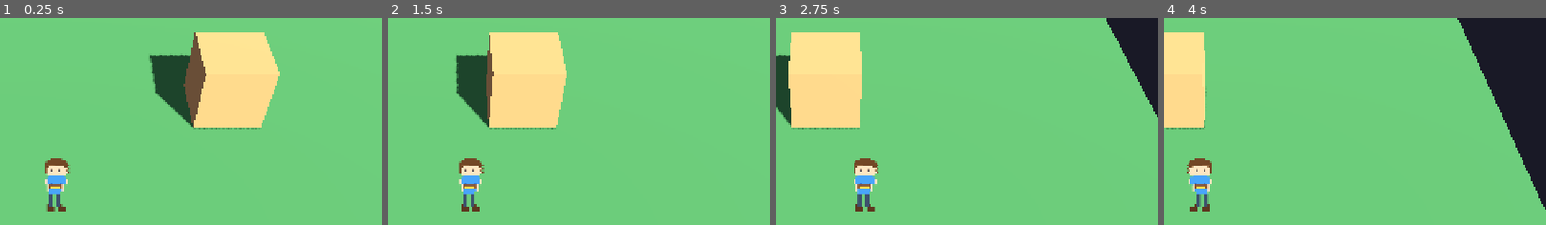
Above: before the commit, frames 1-4 (left to right).
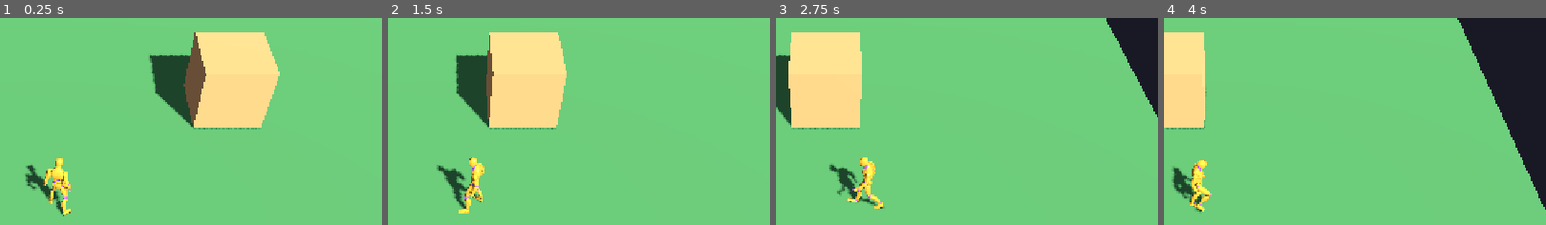
Above: after the commit, the same moments.

Repository: OuterHeavenX/godot-2.5D-rpg
Game: Godot game, scene res://src/world/main.tscn
The game is run twice, just before and just after one commit, with the same random seed, the same clock (stepped at 60 frames per second) and the same inputs.
Inputs (mouse positions are % of the whole screen's width and height, from its top left):
- Up to frame 1 (0.25 s): no input
- Up to frame 2 (1.5 s): move the mouse to (72, 47) at 0.52 s; hold D (move_right) 0.53-1.25 s; click (72, 47) at 0.67 s; drag from (30, 57) to (45, 72) at 1.27 s
- Up to frame 3 (2.75 s): move the mouse to (60, 29) at 2.02 s; hold D (move_right) from 2.03 s (still down)
- Up to frame 4 (4 s): release D (move_right) at 2.75 s; drag from (45, 72) to (20, 36) at 2.77 s; move the mouse to (80, 67) at 3.52 s; hold A (move_left) from 3.53 s (still down)
The pictures show only the part of the screen within x 42-92%, y 7-57%; the shares and areas given below are measured in that part.

The runs differ from the first frame. In frame 1, 1.9% of the frame differs, in the area x 6-19%, y 67-96%; in frame 2, 1.9%; in frame 3, 1.9%, in the area x 13-29%, y 67-94%; in frame 4, 1.9%.

Commit message:
Player is now a real 3D animated character (Quaternius CC0 rig, Idle/Walk clips)

Diff:
--- a/src/player/player.gd
+++ b/src/player/player.gd
@@ -2,17 +2,21 @@
 ## Classic JRPG-style movement for 2.5D RPG.
 ## Camera is angled like old-school Final Fantasy; movement is on the XZ plane.
 ## Supports keyboard (WASD/arrows) and the on-screen virtual joystick.
-## The player is a billboarded pixel-art sprite with a 3-frame walk cycle.
+## The player is a real 3D animated character (Quaternius "Animated Base
+## Character", CC0) with Idle and Walk animation clips.
 
 @export var speed: float = 5.0
 @export var accel: float = 12.0
-@export var anim_fps: float = 6.0
+@export var turn_speed: float = 12.0
 
-@onready var sprite: Sprite3D = $Sprite3D
+const ANIM_IDLE := "Rig|Idle"
+const ANIM_WALK := "Rig|Walk"
 
-const WALK_CYCLE := [0, 1, 0, 2]
-var _anim_time := 0.0
-var _cycle_index := 0
+@onready var rig: Node3D = $HeroRig
+@onready var anim: AnimationPlayer = $HeroRig/AnimationPlayer
+
+func _ready() -> void:
+	anim.play(ANIM_IDLE)
 
 func _physics_process(delta: float) -> void:
 	var input_dir := Vector2.ZERO
@@ -33,12 +37,14 @@
 	if direction != Vector3.ZERO:
 		velocity.x = move_toward(velocity.x, direction.x * speed, accel * delta)
 		velocity.z = move_toward(velocity.z, direction.z * speed, accel * delta)
-		_update_facing(input_dir)
-		_animate_walk(delta)
+		# Smoothly turn the 3D model to face the movement direction.
+		var target_yaw := atan2(direction.x, direction.z)
+		rig.rotation.y = lerp_angle(rig.rotation.y, target_yaw, minf(1.0, turn_speed * delta))
+		_play(ANIM_WALK)
 	else:
 		velocity.x = move_toward(velocity.x, 0.0, accel * delta)
 		velocity.z = move_toward(velocity.z, 0.0, accel * delta)
-		_reset_pose()
+		_play(ANIM_IDLE)
 
 	# Simple gravity for 2.5D grounding.
 	if not is_on_floor():
@@ -48,21 +54,6 @@
 
 	move_and_slide()
 
-func _update_facing(input_dir: Vector2) -> void:
-	# Flip the billboarded sprite for left/right movement.
-	if input_dir.x < -0.1:
-		sprite.flip_h = true
-	elif input_dir.x > 0.1:
-		sprite.flip_h = false
-
-func _animate_walk(delta: float) -> void:
-	_anim_time += delta
-	if _anim_time >= 1.0 / anim_fps:
-		_anim_time = 0.0
-		_cycle_index = (_cycle_index + 1) % WALK_CYCLE.size()
-		sprite.frame = WALK_CYCLE[_cycle_index]
-
-func _reset_pose() -> void:
-	sprite.frame = 0
-	_cycle_index = 0
-	_anim_time = 0.0
+func _play(clip: StringName) -> void:
+	if anim.current_animation != clip:
+		anim.play(clip)
--- a/src/player/player.tscn
+++ b/src/player/player.tscn
@@ -1,7 +1,7 @@
 [gd_scene load_steps=4 format=3 uid="uid://c8player25drpg"]
 
 [ext_resource type="Script" path="res://src/player/player.gd" id="1_player"]
-[ext_resource type="Texture2D" path="res://src/player/hero.png" id="2_hero"]
+[ext_resource type="PackedScene" path="res://src/player/hero.glb" id="2_hero"]
 
 [sub_resource type="CapsuleShape3D" id="CapsuleShape3D_player"]
 radius = 0.4
@@ -14,9 +14,4 @@
 transform = Transform3D(1, 0, 0, 0, 1, 0, 0, 0, 1, 0, 0.7, 0)
 shape = SubResource("CapsuleShape3D_player")
 
-[node name="Sprite3D" type="Sprite3D" parent="."]
-transform = Transform3D(1, 0, 0, 0, 1, 0, 0, 0, 1, 0, 0.77, 0)
-texture = ExtResource("2_hero")
-pixel_size = 0.012
-billboard = 1
-hframes = 3
+[node name="HeroRig" parent="." instance=ExtResource("2_hero")]
--- /dev/null
+++ b/tools/list_anims.gd
@@ -0,0 +1,31 @@
+extends SceneTree
+
+func _init() -> void:
+	var packed := load("res://src/player/hero.glb") as PackedScene
+	if packed == null:
+		print("FAILED to load hero.glb")
+		quit(1)
+		return
+	var inst := packed.instantiate()
+	root.add_child(inst)
+	var players: Array = []
+	_find_players(inst, players)
+	print("PLAYERS FOUND: ", players.size())
+	for p in players:
+		var ap := p as AnimationPlayer
+		print("ANIMPLAYER node: ", ap.name)
+		var anims := ap.get_animation_list()
+		print("ANIM COUNT: ", anims.size())
+		for a in anims:
+			print("CLIP: ", a)
+	# Also print node tree depth-1 for structure
+	print("ROOT CHILDREN:")
+	for c in inst.get_children():
+		print("  - ", c.name, " (", c.get_class(), ")")
+	quit()
+
+func _find_players(n: Node, out: Array) -> void:
+	if n is AnimationPlayer:
+		out.append(n)
+	for c in n.get_children():
+		_find_players(c, out)
Binary file added: src/player/hero.glb
Not shown, added: src/player/hero.glb.import
Not shown, added: tools/list_anims.gd.uid
Not shown, added: tools/validate_player.gd.uid
Not shown, changed: docs/index.html
Not shown, changed: docs/index.pck
